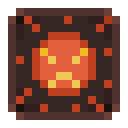
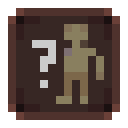
Before/after of a w=128, h=128 layered artwork. What changed in the layer stack:
added layer "slime_blood.png" above "Random Blood" over [32, 24, 104, 104]
hid "berserk_long.png" over [16, 16, 112, 112]
